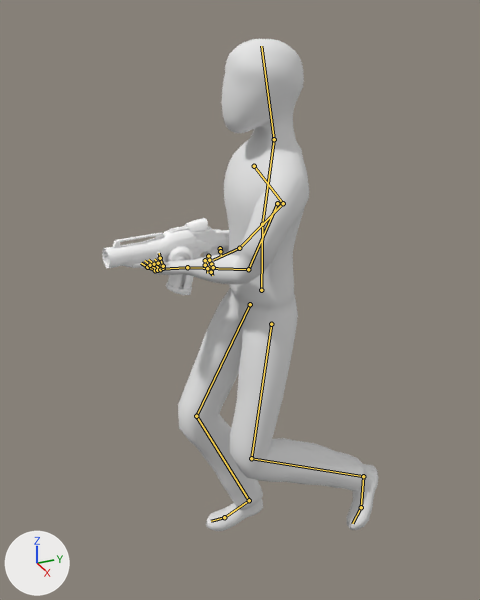
The Blender file BlendFiles/Guy/Animation/SuperGuy_Anim_Forward.blend: old version first, new version second.
Both versions are drawn from a 50 mm lens placed at (28.7, -12.6, 30.4), pointed at (-1.0, 0.8, 15.6). The axes (+X, +Y, +Z) are drawn at lower left. The lights are the same throughout. Both versions are drawn at frame 15 of the action 'ArmatureAction'; the numbers are the values there. The bones that bend it are drawn over the model as lines.

Objects in the first picture: 'Guy_LowPoly', 'SK_FPGun.001'.
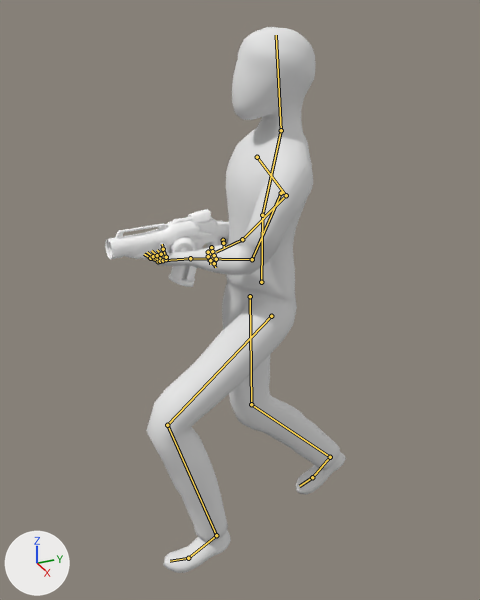
Changed parts and their boxes (x1, y1, x2, y2) in the pictures (480 x 600 px):
'Guy_LowPoly', posed (14% narrower, 11% taller): before (145, 39, 378, 531); after (146, 27, 346, 573)
'SK_FPGun.001', posed: before (102, 218, 229, 295); after (105, 209, 229, 287)
bone 'Spine01', root to tip: before (261, 290) to (262, 224); after (261, 282) to (262, 215)
bone 'Spine02', root to tip: before (262, 224) to (274, 139); after (262, 215) to (281, 130)
bone 'UpperArm.L', root to tip: before (277, 203) to (248, 269); after (281, 193) to (252, 259)
bone 'UpperArm.R', root to tip: before (254, 166) to (283, 203); after (257, 157) to (286, 195)
bone 'UpperLeg.L', root to tip: before (271, 324) to (251, 458); after (271, 316) to (167, 425)
bone 'LowerLeg.L', root to tip: before (251, 458) to (363, 476); after (167, 425) to (216, 535)
bone 'Foot.L', root to tip: before (363, 476) to (361, 507); after (216, 535) to (188, 558)
bone 'Toes.L', root to tip: before (361, 507) to (352, 523); after (188, 558) to (170, 561)
bone 'UpperLeg.R', root to tip: before (250, 304) to (196, 416); after (250, 296) to (251, 404)
bone 'LowerLeg.R', root to tip: before (196, 416) to (249, 500); after (251, 404) to (330, 457)
bone 'Foot.R', root to tip: before (249, 500) to (224, 517); after (330, 457) to (312, 477)

The edits, one by one:
Bone 'Spine01' (bone_spine01) moves from (0.0, -1.39, 0.0) to (0.0, -0.92, 0.0).
Bone 'Spine02' (bone_spine02) turns from (4, 1, 0) to (-1, 1, 0) degrees about its own x, y and z.
Bone 'UpperArm.L' (bone_upperarm_l) moves from (0.41, -0.56, 0.79) to (0.47, -0.56, 0.78).
Bone 'UpperArm.L' (bone_upperarm_l) turns from (40, 39, -60) to (34, 42, -63) degrees about its own x, y and z.
Bone 'UpperArm.R' (bone_upperarm_r) moves from (-0.54, -0.34, -0.76) to (-0.47, -0.35, -0.77).
Bone 'UpperArm.R' (bone_upperarm_r) turns from (-17, -18, 84) to (-22, -19, 86) degrees about its own x, y and z.
Bone 'UpperLeg.L' (bone_upperleg_l) turns from (12, -2, 0) to (55, -6, -4) degrees about its own x, y and z.
Bone 'LowerLeg.L' (bone_lowerleg_l) turns from (2, -8, 73) to (2, -7, 68) degrees about its own x, y and z.
Bone 'Foot.L' (bone_foot_l) turns from (-4, 1, 11) to (-1, 7, -3) degrees about its own x, y and z.
Bone 'Toes.L' (bone_toes_l) turns from (20, -3, 0) to (27, -4, 0) degrees about its own x, y and z.
Bone 'UpperLeg.R' (bone_upperleg_r) turns from (25, -11, -3) to (-3, -15, 3) degrees about its own x, y and z.
Bone 'LowerLeg.R' (bone_lowerleg_r) turns from (10, 2, 43) to (9, 3, 37) degrees about its own x, y and z.
Bone 'Foot.R' (bone_foot_r) turns from (16, -2, -3) to (0, -3, -17) degrees about its own x, y and z.
